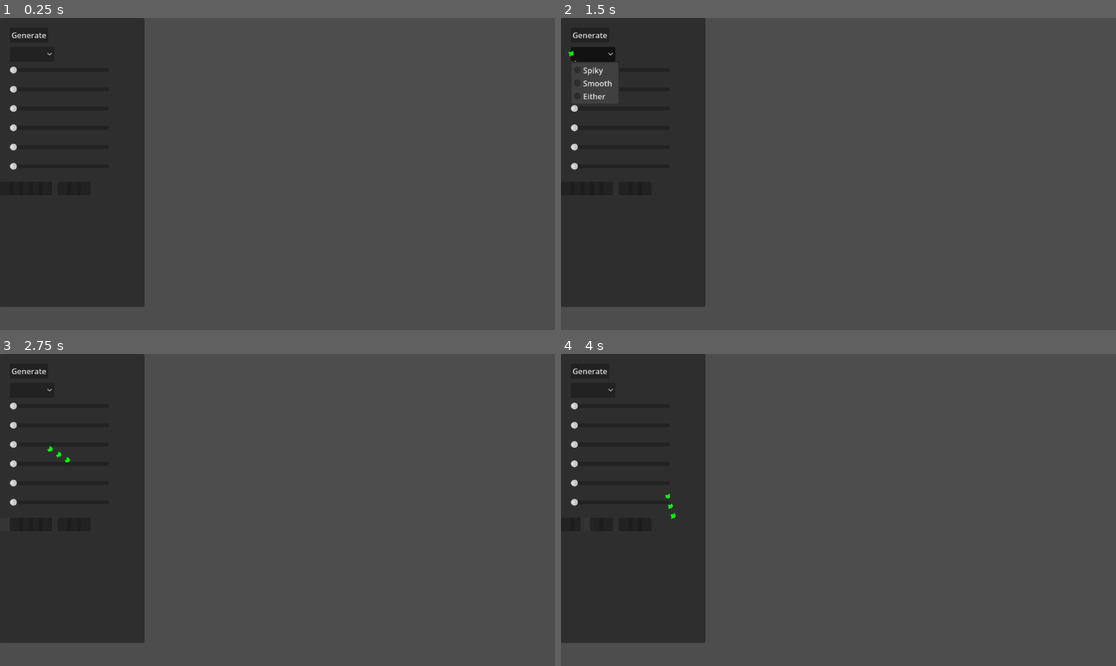
Above: before the commit, frames 1-4 (two rows, left to right).
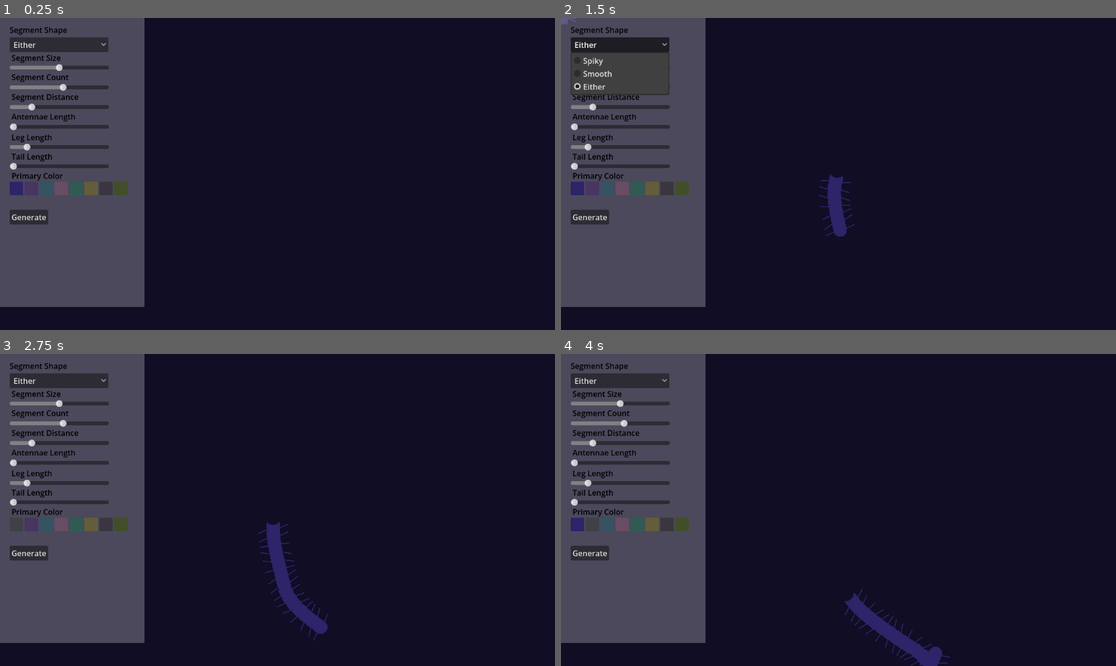
Above: after the commit, the same moments.

Repository: humanpersonssb/Centipede-
Game: Godot game, scene res://centipedeScene.tscn
Two runs of this game, one before a commit and one after it. Both use one fixed random seed, a clock stepped at 60 frames per second and the inputs below.
Inputs (mouse positions are in pixels of both pictures, inside the frame that each line leads up to; where the layout moved, square brackets give the same spot in the first picture):
- Up to frame 1 (0.25 s): no input
- Up to frame 2 (1.5 s): click "Generate" at 0.5 s; click (622, 46) [594, 55] at 1.25 s
- Up to frame 3 (2.75 s): click (16, 525) [5, 525] at 2 s
- Up to frame 4 (4 s): click (605, 525) [577, 525] at 2.75 s; click (594, 525) [588, 525] at 3.5 s

The runs differ from the first frame. In frame 1, 98% of the frame differs, in the area x 0-100%, y 0-100%; in frame 2, 96%; in frame 3, 98%; in frame 4, 97%.

Commit message:
color change, legs, rotation

Diff:
--- a/centipede/centipede.gd
+++ b/centipede/centipede.gd
@@ -3,9 +3,10 @@
 var segments = []
 var trail = []
 var dir = Vector2.RIGHT
-var speed = 120
+var speed = 50
 var segment_count = 8
 var spacing = 18
+var target_dir = Vector2.RIGHT
 
 var smooth_textures = [
 	preload("res://assets/segment_smooth_bumps.png"),
@@ -21,6 +22,9 @@
 	preload("res://assets/segment_spiky_moon.png"),
 	preload("res://assets/segment_spiky_trapezoid.png"),
 ]
+
+
+
 
 func setup(data):
 	segment_count = data.segments
@@ -63,17 +67,25 @@
 	queue_redraw()
 
 var turn_timer = 0.0
+
 func move_head(delta):
 	turn_timer -= delta
 	if turn_timer <= 0:
 		turn_timer = randf_range(0.5, 2.0)
-		dir = dir.rotated(deg_to_rad(randf_range(-50, 50)))
+		target_dir = dir.rotated(deg_to_rad(randf_range(-50, 50)))
+
+
+	var turn_speed = 3.0
+	dir = dir.slerp(target_dir, turn_speed * delta)
+
 	position += dir.normalized() * speed * delta
 	var screen = get_viewport_rect().size
 	if position.x < 0 or position.x > screen.x:
 		dir.x *= -1
+		target_dir.x *= -1
 	if position.y < 0 or position.y > screen.y:
 		dir.y *= -1
+		target_dir.y *= -1
 
 func update_trail():
 	trail.insert(0, position)
@@ -99,7 +111,7 @@
 			seg.node.rotation = face.angle() + PI / 2.0
 
 func _draw():
-	var t = Time.get_ticks_msec() / 180.0
+	var t = Time.get_ticks_msec() / 200.0
 	for i in range(segment_count):
 		var seg = segments[i]
 		var p = to_local(seg.pos)
@@ -113,17 +125,23 @@
 		var wiggle = sin(t + i) * (6.0 * size)
 		var radius = 14.0 * size
 
+		#angle of segment for leg placement
+		var angle = seg.node.rotation - PI / 2.0
+		var forward = Vector2(cos(angle), sin(angle))
+		var right = Vector2(-forward.y, forward.x)
+
+		#legs
+		var left_root = p - right * radius * 0.5
 		draw_line(
-			p + Vector2(-radius * 0.6, radius * 0.3),
-			p + Vector2(-leg_len * size, radius * 0.5 + wiggle),
-			color,
-			2.0
+			left_root,
+			left_root - right * leg_len * size * 2.0 + forward * wiggle,
+			color, 2.0
 		)
+		var right_root = p + right * radius * 0.5
 		draw_line(
-			p + Vector2(radius * 0.6, radius * 0.3),
-			p + Vector2(leg_len * size, radius * 0.5 - wiggle),
-			color,
-			2.0
+			right_root,
+			right_root + right * leg_len * size * 2.0 - forward * wiggle,
+			color, 2.0
 		)
 
 		if is_head:
--- a/centipede/centipedeScene.tscn
+++ b/centipede/centipedeScene.tscn
@@ -1,9 +1,42 @@
 [gd_scene format=3 uid="uid://bwaun1mu086rd"]
 
 [ext_resource type="Script" uid="uid://cgbt1ak7pihvn" path="res://centipede_scene.gd" id="1_4j51b"]
+
+[sub_resource type="StyleBoxFlat" id="StyleBoxFlat_4j51b"]
+bg_color = Color(1, 1, 1, 0.24705882)
+
+[sub_resource type="StyleBoxFlat" id="StyleBoxFlat_son8g"]
+bg_color = Color(0.1764706, 0.14117648, 0.4117647, 1)
+
+[sub_resource type="StyleBoxFlat" id="StyleBoxFlat_nyo1w"]
+bg_color = Color(0.20784314, 0.3254902, 0.3882353, 1)
+
+[sub_resource type="StyleBoxFlat" id="StyleBoxFlat_vy4vr"]
+bg_color = Color(0.2784314, 0.20784314, 0.38431373, 1)
+
+[sub_resource type="StyleBoxFlat" id="StyleBoxFlat_3relh"]
+bg_color = Color(0.40784314, 0.29803923, 0.39215687, 1)
+
+[sub_resource type="StyleBoxFlat" id="StyleBoxFlat_yth6m"]
+bg_color = Color(0.39215687, 0.3647059, 0.23529412, 1)
+
+[sub_resource type="StyleBoxFlat" id="StyleBoxFlat_wia6c"]
+bg_color = Color(0.1882353, 0.35686275, 0.32156864, 1)
+
+[sub_resource type="StyleBoxFlat" id="StyleBoxFlat_jj0sx"]
+bg_color = Color(0.22352941, 0.21176471, 0.24705882, 1)
+
+[sub_resource type="StyleBoxFlat" id="StyleBoxFlat_jcewj"]
+bg_color = Color(0.25882354, 0.30588236, 0.16470589, 1)
 
 [node name="Main" type="Node2D" unique_id=1465816183]
 script = ExtResource("1_4j51b")
+
+[node name="Background" type="Polygon2D" parent="." unique_id=1171298708]
+color = Color(0.0627451, 0.050980393, 0.14509805, 1)
+polygon = PackedVector2Array(270, -137, 1225, -116, 1242, 768, -112, 778, -130, -81)
+
+[node name="PetContainer" type="Node2D" parent="." unique_id=1585421913]
 
 [node name="Ui" type="Control" parent="." unique_id=1182592668]
 layout_mode = 3
@@ -20,22 +53,24 @@
 offset_right = 300.0
 offset_bottom = 560.0
 grow_vertical = 0
+theme_override_styles/panel = SubResource("StyleBoxFlat_4j51b")
 
 [node name="Generate" type="Button" parent="Ui/Panel" unique_id=505853462]
 custom_minimum_size = Vector2(20, 20)
 layout_mode = 0
 offset_left = 20.0
-offset_top = 20.0
+offset_top = 398.0
 offset_right = 100.0
-offset_bottom = 51.0
+offset_bottom = 429.0
 text = "Generate"
 
 [node name="TypeDropdown" type="OptionButton" parent="Ui/Panel" unique_id=1857326444]
 layout_mode = 0
 offset_left = 20.0
-offset_top = 60.0
-offset_right = 52.0
-offset_bottom = 80.0
+offset_top = 40.0
+offset_right = 225.0
+offset_bottom = 71.0
+selected = 2
 item_count = 3
 popup/item_0/text = "Spiky"
 popup/item_0/id = 0
@@ -47,39 +82,40 @@
 [node name="SizeSlider" type="HSlider" parent="Ui/Panel" unique_id=843178681]
 layout_mode = 0
 offset_left = 20.0
-offset_top = 100.0
-offset_right = 226.0
-offset_bottom = 116.0
+offset_top = 95.0
+offset_right = 226.0
+offset_bottom = 111.0
 min_value = 0.5
 max_value = 2.5
-value = 0.5
+step = 0.1
+value = 1.5
 
 [node name="SegmentSlider" type="HSlider" parent="Ui/Panel" unique_id=2107357513]
 layout_mode = 0
 offset_left = 20.0
-offset_top = 140.0
-offset_right = 226.0
-offset_bottom = 156.0
+offset_top = 136.0
+offset_right = 226.0
+offset_bottom = 152.0
 min_value = 3.0
 max_value = 25.0
-value = 3.0
+value = 15.0
 
 [node name="SpacingSlider" type="HSlider" parent="Ui/Panel" unique_id=2044429012]
 layout_mode = 0
 offset_left = 20.0
-offset_top = 180.0
-offset_right = 226.0
-offset_bottom = 196.0
-min_value = 10.0
-max_value = 40.0
-value = 10.0
+offset_top = 177.0
+offset_right = 226.0
+offset_bottom = 193.0
+min_value = 5.0
+max_value = 20.0
+value = 8.0
 
 [node name="AntennaSlider" type="HSlider" parent="Ui/Panel" unique_id=211239830]
 layout_mode = 0
 offset_left = 20.0
-offset_top = 220.0
-offset_right = 226.0
-offset_bottom = 236.0
+offset_top = 218.0
+offset_right = 226.0
+offset_bottom = 234.0
 min_value = 5.0
 max_value = 40.0
 value = 5.0
@@ -90,9 +126,9 @@
 offset_top = 260.0
 offset_right = 226.0
 offset_bottom = 276.0
-min_value = 5.0
+min_value = 3.0
 max_value = 30.0
-value = 5.0
+value = 7.0
 
 [node name="TailSlider" type="HSlider" parent="Ui/Panel" unique_id=176631872]
 layout_mode = 0
@@ -106,57 +142,136 @@
 
 [node name="Color" type="Button" parent="Ui/Panel" unique_id=763960569]
 layout_mode = 0
-offset_top = 340.0
-offset_right = 28.0
-offset_bottom = 368.0
+offset_left = 20.0
+offset_top = 340.0
+offset_right = 48.0
+offset_bottom = 368.0
+theme_override_styles/normal = SubResource("StyleBoxFlat_son8g")
 
 [node name="Color2" type="Button" parent="Ui/Panel" unique_id=409700063]
 layout_mode = 0
-offset_left = 20.0
-offset_top = 340.0
-offset_right = 48.0
-offset_bottom = 368.0
+offset_left = 82.0
+offset_top = 340.0
+offset_right = 110.0
+offset_bottom = 368.0
+theme_override_styles/normal = SubResource("StyleBoxFlat_nyo1w")
 
 [node name="Color3" type="Button" parent="Ui/Panel" unique_id=405842338]
 layout_mode = 0
-offset_left = 40.0
-offset_top = 340.0
-offset_right = 68.0
-offset_bottom = 368.0
+offset_left = 51.0
+offset_top = 340.0
+offset_right = 79.0
+offset_bottom = 368.0
+theme_override_styles/normal = SubResource("StyleBoxFlat_vy4vr")
 
 [node name="Color4" type="Button" parent="Ui/Panel" unique_id=1015465062]
 layout_mode = 0
-offset_left = 60.0
-offset_top = 340.0
-offset_right = 88.0
-offset_bottom = 368.0
+offset_left = 113.0
+offset_top = 340.0
+offset_right = 141.0
+offset_bottom = 368.0
+theme_override_styles/normal = SubResource("StyleBoxFlat_3relh")
 
 [node name="Color5" type="Button" parent="Ui/Panel" unique_id=1202151920]
 layout_mode = 0
-offset_left = 80.0
-offset_top = 340.0
-offset_right = 108.0
-offset_bottom = 368.0
+offset_left = 175.0
+offset_top = 340.0
+offset_right = 203.0
+offset_bottom = 368.0
+theme_override_styles/normal = SubResource("StyleBoxFlat_yth6m")
 
 [node name="Color6" type="Button" parent="Ui/Panel" unique_id=1159979669]
 layout_mode = 0
-offset_left = 120.0
-offset_top = 340.0
-offset_right = 148.0
-offset_bottom = 368.0
+offset_left = 144.0
+offset_top = 340.0
+offset_right = 172.0
+offset_bottom = 368.0
+theme_override_styles/normal = SubResource("StyleBoxFlat_wia6c")
 
 [node name="Color7" type="Button" parent="Ui/Panel" unique_id=1309530706]
 layout_mode = 0
-offset_left = 140.0
-offset_top = 340.0
-offset_right = 168.0
-offset_bottom = 368.0
+offset_left = 206.0
+offset_top = 340.0
+offset_right = 234.0
+offset_bottom = 368.0
+theme_override_styles/normal = SubResource("StyleBoxFlat_jj0sx")
 
 [node name="Color8" type="Button" parent="Ui/Panel" unique_id=1087839332]
 layout_mode = 0
-offset_left = 160.0
-offset_top = 340.0
-offset_right = 188.0
-offset_bottom = 368.0
-
-[node name="PetContainer" type="Node2D" parent="." unique_id=1585421913]
+offset_left = 237.0
+offset_top = 340.0
+offset_right = 265.0
+offset_bottom = 368.0
+theme_override_styles/normal = SubResource("StyleBoxFlat_jcewj")
+
+[node name="TextEdit" type="Label" parent="Ui/Panel" unique_id=1324977305]
+layout_mode = 0
+offset_left = 20.0
+offset_top = 13.0
+offset_right = 140.0
+offset_bottom = 36.0
+theme_override_colors/font_color = Color(0, 0, 0, 1)
+text = "Segment Shape"
+
+[node name="TextEdit2" type="Label" parent="Ui/Panel" unique_id=1972812785]
+layout_mode = 0
+offset_left = 24.0
+offset_top = 71.0
+offset_right = 144.0
+offset_bottom = 94.0
+theme_override_colors/font_color = Color(0, 0, 0, 1)
+text = "Segment Size"
+
+[node name="TextEdit3" type="Label" parent="Ui/Panel" unique_id=1067887364]
+layout_mode = 0
+offset_left = 24.0
+offset_top = 111.0
+offset_right = 144.0
+offset_bottom = 134.0
+theme_override_colors/font_color = Color(0, 0, 0, 1)
+text = "Segment Count"
+
+[node name="TextEdit4" type="Label" parent="Ui/Panel" unique_id=681351352]
+layout_mode = 0
+offset_left = 24.0
+offset_top = 152.0
+offset_right = 144.0
+offset_bottom = 175.0
+theme_override_colors/font_color = Color(0, 0, 0, 1)
+text = "Segment Distance"
+
+[node name="TextEdit5" type="Label" parent="Ui/Panel" unique_id=1372505850]
+layout_mode = 0
+offset_left = 24.0
+offset_top = 193.0
+offset_right = 163.0
+offset_bottom = 216.0
+theme_override_colors/font_color = Color(0, 0, 0, 1)
+text = "Antennae Length"
+
+[node name="TextEdit6" type="Label" parent="Ui/Panel" unique_id=248063686]
+layout_mode = 0
+offset_left = 24.0
+offset_top = 236.0
+offset_right = 163.0
+offset_bottom = 259.0
+theme_override_colors/font_color = Color(0, 0, 0, 1)
+text = "Leg Length"
+
+[node name="TextEdit7" type="Label" parent="Ui/Panel" unique_id=396537778]
+layout_mode = 0
+offset_left = 24.0
+offset_top = 276.0
+offset_right = 163.0
+offset_bottom = 299.0
+theme_override_colors/font_color = Color(0, 0, 0, 1)
+text = "Tail Length"
+
+[node name="TextEdit8" type="Label" parent="Ui/Panel" unique_id=655342812]
+layout_mode = 0
+offset_left = 24.0
+offset_top = 316.0
+offset_right = 163.0
+offset_bottom = 339.0
+theme_override_colors/font_color = Color(0, 0, 0, 1)
+text = "Primary Color"
--- a/centipede/centipede_scene.gd
+++ b/centipede/centipede_scene.gd
@@ -3,19 +3,19 @@
 @onready var pet_container = $PetContainer
 @onready var ui = $Ui/Panel
 
-var selected_color = Color.GREEN
+var selected_color = Color("2d2469")
 
 func _ready():
 
 	$Ui/Panel/Generate.pressed.connect(_generate)
-	$Ui/Panel/Color.pressed.connect(func(): selected_color = Color.RED)
-	$Ui/Panel/Color2.pressed.connect(func(): selected_color = Color.BLUE)
-	$Ui/Panel/Color3.pressed.connect(func(): selected_color = Color.GREEN)
-	$Ui/Panel/Color4.pressed.connect(func(): selected_color = Color.YELLOW)
-	$Ui/Panel/Color5.pressed.connect(func(): selected_color = Color.PURPLE)
-	$Ui/Panel/Color6.pressed.connect(func(): selected_color = Color.ORANGE)
-	$Ui/Panel/Color7.pressed.connect(func(): selected_color = Color.CYAN)
-	$Ui/Panel/Color8.pressed.connect(func(): selected_color = Color.HOT_PINK)
+	$Ui/Panel/Color.pressed.connect(func(): selected_color = Color("2d2469"))
+	$Ui/Panel/Color2.pressed.connect(func(): selected_color = Color("473562"))
+	$Ui/Panel/Color3.pressed.connect(func(): selected_color = Color("355363"))
+	$Ui/Panel/Color4.pressed.connect(func(): selected_color = Color("684c64"))
+	$Ui/Panel/Color5.pressed.connect(func(): selected_color = Color("305b52"))
+	$Ui/Panel/Color6.pressed.connect(func(): selected_color = Color("645d3c"))
+	$Ui/Panel/Color7.pressed.connect(func(): selected_color = Color("39363f"))
+	$Ui/Panel/Color8.pressed.connect(func(): selected_color = Color("424e2a"))
 
 func _generate():
 
@@ -36,5 +36,5 @@
 	var pet = preload("res://Centipede.tscn").instantiate()
 
 	pet.setup(settings)
-
+	pet.position = get_viewport_rect().size / 2
 	$PetContainer.add_child(pet)
Not shown, added: centipede/centipedeScene.tscn2141152354.tmp
